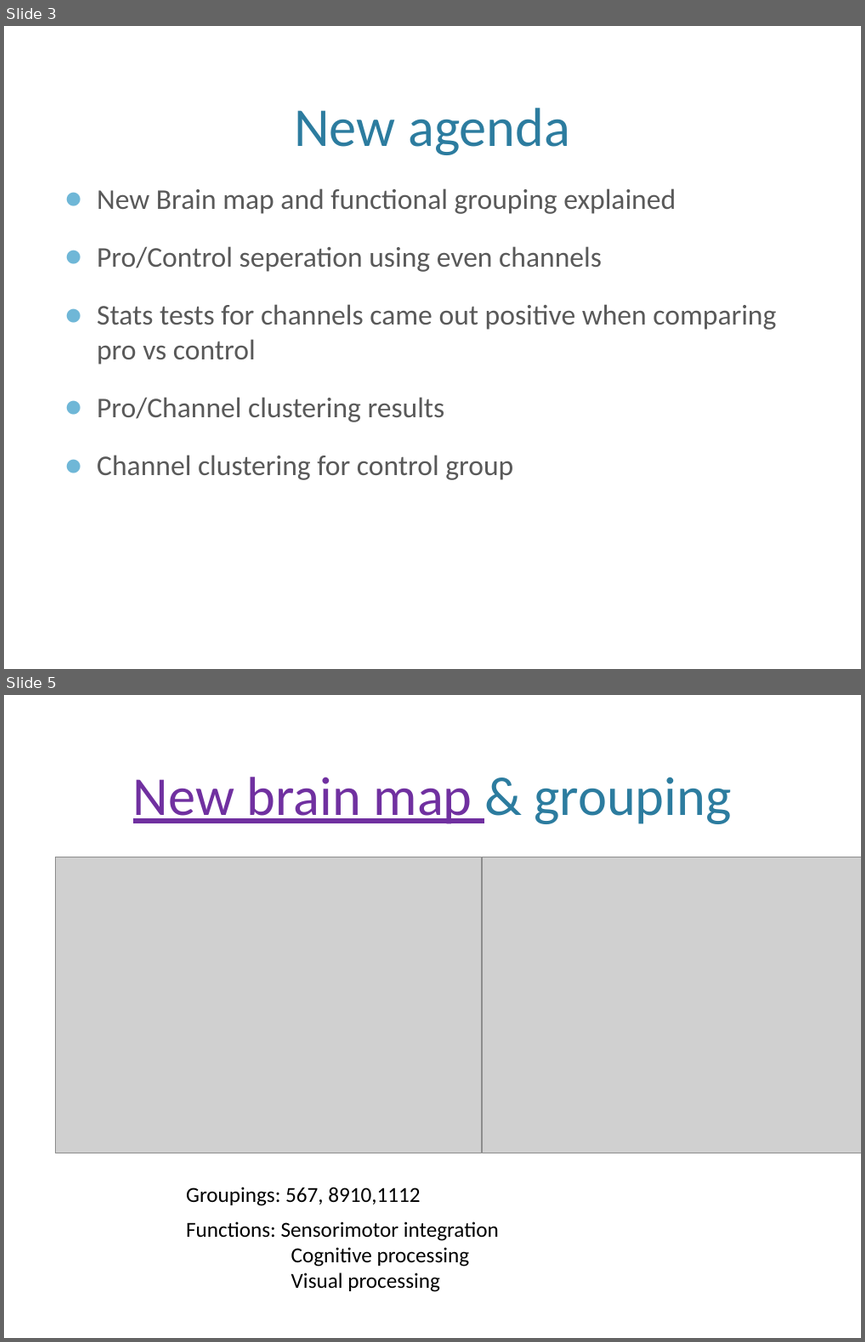
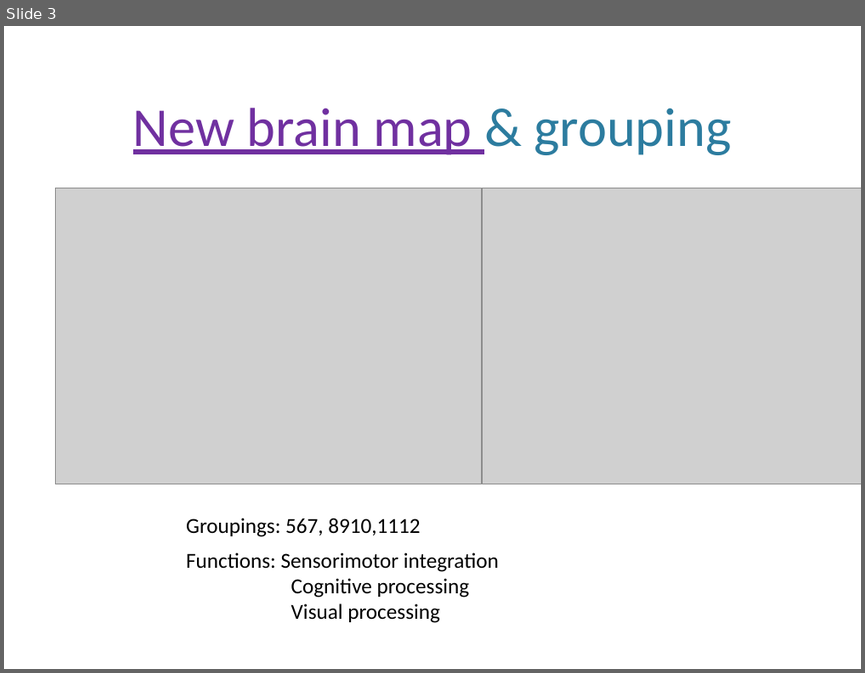
Before and after one commit to leolincoln/athelets, a slide deck: Texts/Atheletes_clustering.pptx. Shown one above the other, each under a label of ours: slides 3 and 5 before the commit, slide 3 after it; the slides between them are not shown. The pictures are 865x1342 and 865x673 pixels, drawn with LibreOffice and Linux fonts; fonts in the diff are those of the drawing; grey boxes stand for pictures; background and template pictures are left out. Boxes give left, top, right and bottom in pixels: in the first picture for what was removed or moved away, otherwise in the second. Text is boxed around its words. In the diff, an @@ line names an element or a change of style, - is before the commit and + after.

Commit message:
added for tests

```diff
--- a/Texts/Atheletes_clustering.pptx
+++ b/Texts/Atheletes_clustering.pptx
@@ slide 3 removed at [4, 26, 861, 669], background picture (left out) @@
@@ title removed at [294, 108, 570, 155] @@
-New agenda
@@ text removed at [97, 188, 776, 480] @@
-● New Brain map and functional grouping explained
-● Pro/Control seperation using even channels
-● Stats tests for channels came out positive when comparing pro vs control
-● Pro/Channel clustering results
-● Channel clustering for control group
@@ what was slide 5 is now slide 3 @@
```
Also in this commit, not shown: 10 slides changed, 1 slide added, 5 other slides removed, 9 other files.
